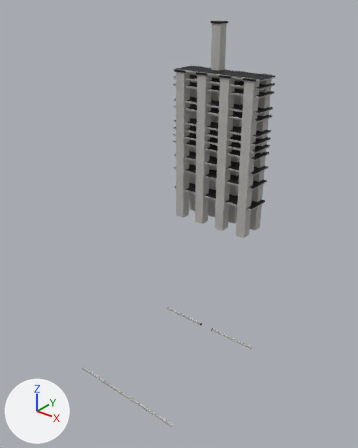
Two versions of the FBX model Assets/_Project/04.Art/02.Models/Megastructure/SM_Mega_Shaft.fbx, one commit apart.
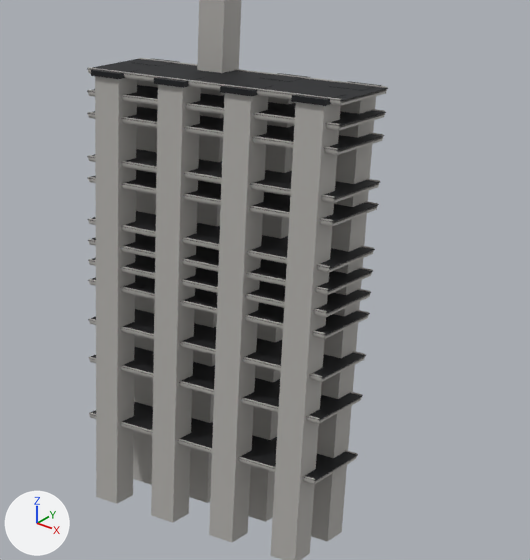
There are two pictures of each version: one whole from a 50 mm lens placed at (186.0, -221.0, 286.0), pointed at (2.0, 9.0, 144.0), one close up on the part from 40% to 91% of the width and 10% to 53% of the height. Lighting does not change. The marker at lower left points along +X, +Y and +Z. The last two pictures show the newer version. Where no turn or scale is listed for an object, it has been applied to the vertices.

In view in the first close-up: 'SM_Mega_Shaft'.
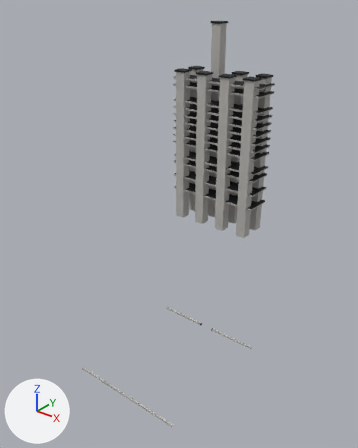
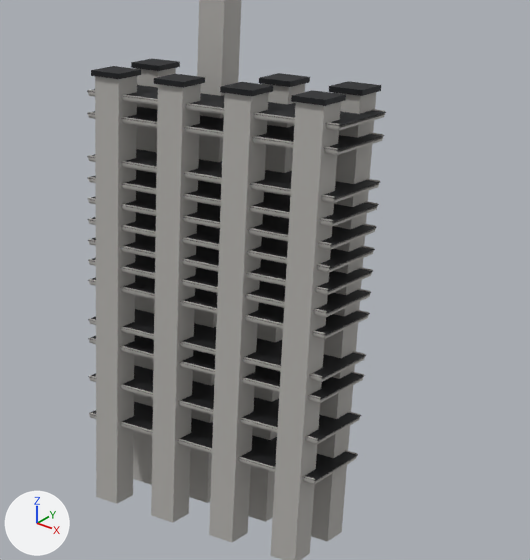
Pixel boxes [x1, y1, x2, y2] of what changed, in the close-ups (530 x 560 px; the box of a moved part takes in the faces that stretch with it):
'SM_Mega_Shaft', reshaped
    before: [87, 0, 388, 560]
    after: [87, 0, 386, 560]
part 1 of me_sm_mega_shaft, moved or reshaped
    before: [90, 361, 361, 424]
    after: [90, 379, 360, 444]
part 2 of me_sm_mega_shaft, moved or reshaped
    before: [91, 347, 363, 420]
    after: [88, 365, 361, 441]
part 3 of me_sm_mega_shaft, moved or reshaped
    before: [89, 357, 319, 422]
    after: [89, 375, 318, 443]
part 4 of me_sm_mega_shaft, moved or reshaped
    before: [350, 391, 362, 398]
    after: [348, 411, 360, 418]
part 5 of me_sm_mega_shaft, moved or reshaped
    before: [89, 72, 386, 106]
    after: [90, 342, 363, 403]
part 6 of me_sm_mega_shaft, moved or reshaped
    before: [87, 59, 388, 101]
    after: [88, 335, 365, 400]
part 7 of me_sm_mega_shaft, moved or reshaped
    before: [88, 67, 341, 104]
    after: [89, 338, 321, 401]
part 8 of me_sm_mega_shaft, moved or reshaped
    before: [139, 58, 387, 91]
    after: [351, 371, 364, 378]
part 9 of me_sm_mega_shaft, added
    after: [89, 202, 375, 250]
part 10 of me_sm_mega_shaft, added
    after: [91, 191, 377, 246]
part 11 of me_sm_mega_shaft, added
    after: [88, 198, 331, 248]

The change, as a diff of the scene's bpy script:
```diff
--- a/Assets/_Project/04.Art/02.Models/Megastructure/SM_Mega_Shaft.fbx.py
+++ b/Assets/_Project/04.Art/02.Models/Megastructure/SM_Mega_Shaft.fbx.py
@@ me_sm_mega_shaft @@
 # used by ob_sm_mega_shaft; location = (0.0, 0.0, 0.0)
-me_sm_mega_shaft.from_pydata(...)  # 560 vertices, 420 faces; spans x -42.0..42.0, y -48.0..69.0, z 35.0..264.0
+me_sm_mega_shaft.from_pydata(...)  # 592 vertices, 444 faces; spans x -42.0..42.0, y -48.0..69.0, z 35.0..264.0
+# me_sm_mega_shaft part 1: the loose piece of 8 vertices spanning x -33.0..33.0, y 48.0..67.0, z 163.0..164.0 is moved by (0.0, 0.0, -5.0)
+# me_sm_mega_shaft part 2: the loose piece of 8 vertices spanning x -34.0..34.0, y 47.0..67.0, z 164.0 is moved by (0.0, 0.0, -5.0)
+# me_sm_mega_shaft part 3: the loose piece of 8 vertices spanning x -33.0..33.0, y 47.0..48.0, z 164.0..165.0 is moved by (0.0, 0.0, -5.0)
+# me_sm_mega_shaft part 4: the loose piece of 8 vertices spanning x -33.0..33.0, y 66.0..67.0, z 164.0..165.0 is moved by (0.0, 0.0, -5.0)
+# me_sm_mega_shaft part 5: the loose piece of 8 vertices spanning x -33.0..33.0, y 48.0..67.0, z 233.0..234.0 is moved by (0.0, 0.0, -65.0)
+# me_sm_mega_shaft part 6: the loose piece of 8 vertices spanning x -34.0..34.0, y 47.0..67.0, z 234.0 is moved by (0.0, 0.0, -65.0)
+# me_sm_mega_shaft part 7: the loose piece of 8 vertices spanning x -33.0..33.0, y 47.0..48.0, z 234.0..235.0 is moved by (0.0, 0.0, -65.0)
+# me_sm_mega_shaft part 8: the loose piece of 8 vertices spanning x -33.0..33.0, y 66.0..67.0, z 234.0..235.0 is moved by (0.0, 0.0, -65.0)
+# me_sm_mega_shaft part 9: a new loose piece, a box spanning x -33.29..33.29, y 47.5..66.5, z 203.2..203.7, in mat_m_mega_concrete (grey #b6b3af)
+# me_sm_mega_shaft part 10: a new loose piece, a box spanning x -33.54..33.54, y 47.2..66.8, z 204.17..204.33, in mat_m_mega_dark (dark grey #3e3f42)
+# me_sm_mega_shaft part 11: a new loose piece, a box spanning x -33.29..33.29, y 47.2..47.6, z 203.65..204.55, in mat_m_mega_concrete (grey #b6b3af)
+# other edits to the shape of me_sm_mega_shaft do not show in these pictures
 me_sm_mega_shaft.materials.append(mat_m_mega_concrete)
```
